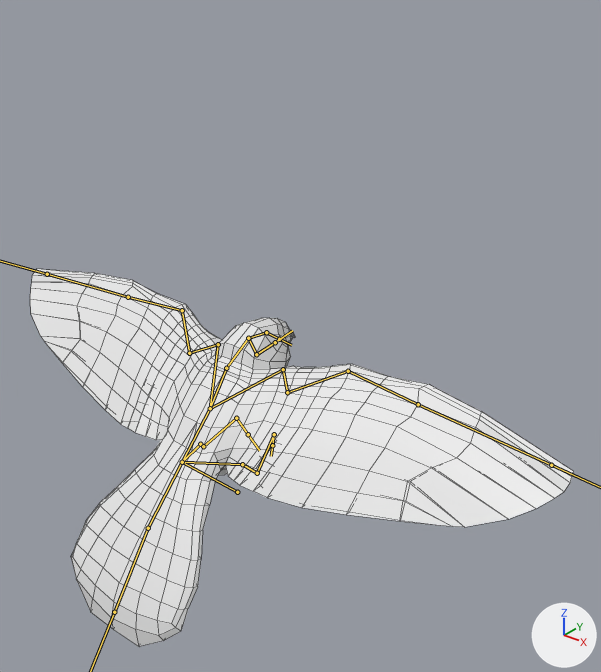
Two versions of the FBX model Assets/Models/Finch/bird.fbx, one commit apart.
Both versions are drawn from a 50 mm camera at (8.02, -8.34, 8.52) aimed at (1.28, 0.08, 3.3). Lighting does not change. The marker at lower right points along +X, +Y and +Z. The bones that bend it are drawn over the model as lines. Mesh edges are drawn as thin lines.
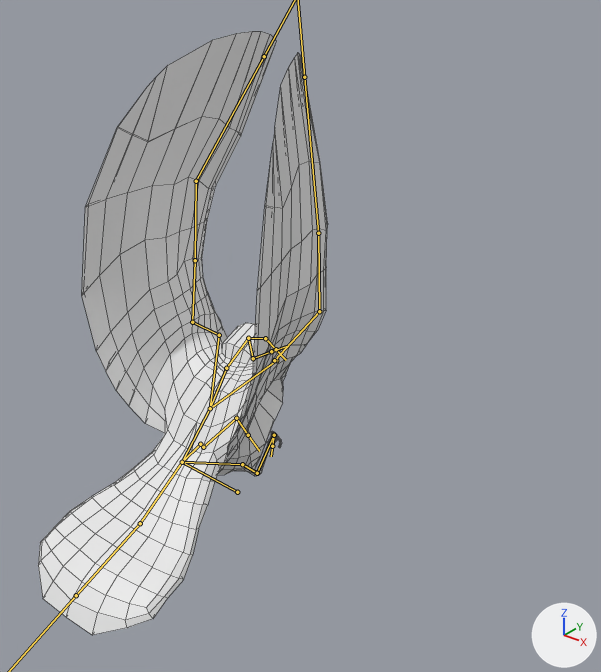
The newer file adds an action. The first version stands in its rest pose; the second is drawn at frame 22 of the action 'FlyIdle'.

What differs and where, as boxes (x1, y1, x2, y2) in the pictures (601 x 672 px):
'Cube', posed (47% narrower, 60% taller)
    before: (30, 269, 573, 647)
    after: (38, 31, 328, 635)
bone 'UpperBeak', root to tip
    before: (248, 338) to (266, 332)
    after: (248, 338) to (265, 338)
bone 'LowerBeak', root to tip
    before: (248, 338) to (256, 354)
    after: (248, 338) to (253, 358)
bone 'Wing.R', root to tip
    before: (210, 408) to (218, 344)
    after: (210, 408) to (219, 335)
bone 'Wing2.R', root to tip
    before: (218, 344) to (189, 353)
    after: (219, 335) to (192, 322)
bone 'Wing3.R', root to tip
    before: (189, 353) to (182, 310)
    after: (192, 322) to (195, 260)
bone 'OuterWing.R', root to tip
    before: (182, 310) to (128, 297)
    after: (195, 260) to (196, 181)
bone 'OuterWing2.R', root to tip
    before: (128, 297) to (47, 274)
    after: (196, 181) to (264, 56)
bone 'Wing.L', root to tip
    before: (210, 408) to (283, 369)
    after: (210, 408) to (276, 360)
bone 'Wing2.L', root to tip
    before: (283, 369) to (287, 392)
    after: (276, 360) to (274, 360)
bone 'Wing3.L', root to tip
    before: (287, 392) to (348, 371)
    after: (274, 360) to (319, 311)
bone 'OuterWing.L', root to tip
    before: (348, 371) to (418, 404)
    after: (319, 311) to (318, 233)
bone 'OuterWing2.L', root to tip
    before: (418, 404) to (551, 465)
    after: (318, 233) to (304, 77)
bone 'UpperTail', root to tip
    before: (182, 462) to (148, 528)
    after: (182, 462) to (140, 523)
bone 'LowerTail', root to tip
    before: (148, 528) to (114, 612)
    after: (140, 523) to (76, 595)

What the commit changed:
Bone 'UpperBeak' (bone_upperbeak) turns from (0, 0, 0) to (4, 0, 12) degrees about its own x, y and z.
Bone 'LowerBeak' (bone_lowerbeak) turns from (0, 0, 0) to (13, 0, 1) degrees about its own x, y and z.
Bone 'Wing.R' (bone_wing_r) turns from (0, 0, 0) to (-5, 32, -15) degrees about its own x, y and z.
Bone 'Wing2.R' (bone_wing2_r) turns from (0, 0, 0) to (-32, -36, 20) degrees about its own x, y and z.
Bone 'Wing3.R' (bone_wing3_r) turns from (0, 0, 0) to (18, 35, 32) degrees about its own x, y and z.
Bone 'OuterWing.R' (bone_outerwing_r) turns from (0, 0, 0) to (-32, -11, -7) degrees about its own x, y and z.
Bone 'OuterWing2.R' (bone_outerwing2_r) turns from (0, 0, 0) to (-26, -9, -1) degrees about its own x, y and z.
Bone 'Wing.L' (bone_wing_l) turns from (0, 0, 0) to (0, -25, 10) degrees about its own x, y and z.
Bone 'Wing2.L' (bone_wing2_l) turns from (0, 0, 0) to (-28, 26, -6) degrees about its own x, y and z.
Bone 'Wing3.L' (bone_wing3_l) turns from (0, 0, 0) to (-7, -37, -11) degrees about its own x, y and z.
Bone 'OuterWing.L' (bone_outerwing_l) turns from (0, 0, 0) to (1, 11, 13) degrees about its own x, y and z.
Bone 'OuterWing2.L' (bone_outerwing2_l) turns from (0, 0, 0) to (-19, 13, 6) degrees about its own x, y and z.
Bone 'UpperTail' (bone_uppertail) turns from (0, 0, 0) to (11, -1, 5) degrees about its own x, y and z.
Bone 'LowerTail' (bone_lowertail) turns from (0, 0, 0) to (19, -1, 5) degrees about its own x, y and z.
